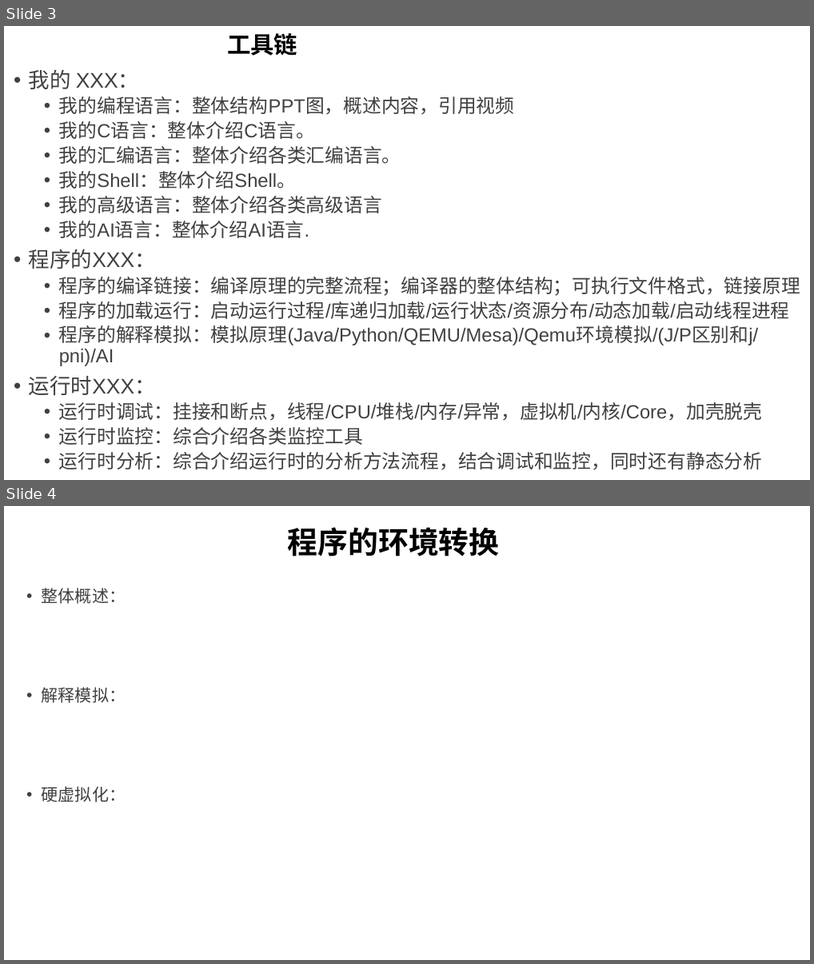
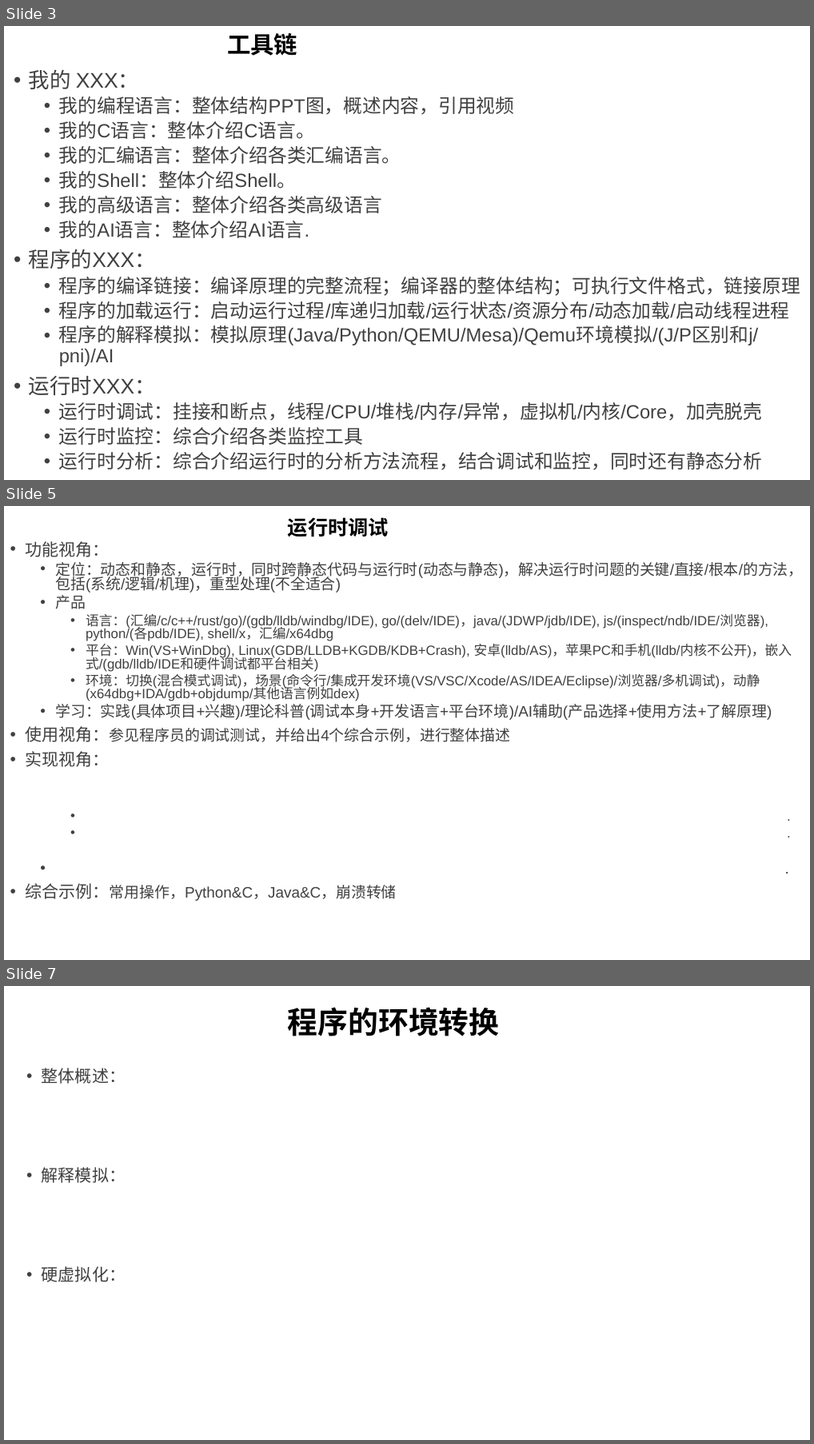
Before and after one commit to GavinKoeng/it-talks, a slide deck: it-talks.pptx. Shown one above the other, each under a label of ours: slides 3 and 4 before the commit, slides 3, 5 and 7 after it; the slides between them are not shown. The pictures are 814x964 and 814x1444 pixels, drawn with LibreOffice and Linux fonts; fonts in the diff are those of the drawing. Boxes give left, top, right and bottom in pixels: in the first picture for what was removed or moved away, otherwise in the second. Text is boxed around its words. In the diff, an @@ line names an element or a change of style, - is before the commit and + after.

Commit message:
it-talks.pptx: 添加运行时调试视频组最终的提纲

```diff
--- a/it-talks.pptx
+++ b/it-talks.pptx
@@ slide 5 added at (4,506,810,960), background #FFFFFF @@
@@ title added at (288,517,389,537), 24 pt, text #000000, bold @@
+运行时调试
@@ text added at (25,541,803,900), 16 pt, text #404040 @@
+• 功能视角：
+  • 定位：动态和静态，运行时，同时跨静态代码与运行时(动态与静态)，解决运行时问题的关键/直接/根本/的方法，包括(系统/逻辑/机理)，重型处理(不全适合)
+  • 产品
+    • 语言：(汇编/c/c++/rust/go)/(gdb/lldb/windbg/IDE), go/(delv/IDE)，java/(JDWP/jdb/IDE), js/(inspect/ndb/IDE/浏览器), python/(各pdb/IDE), shell/x，汇编/x64dbg
+    • 平台：Win(VS+WinDbg), Linux(GDB/LLDB+KGDB/KDB+Crash), 安卓(lldb/AS)，苹果PC和手机(lldb/内核不公开)，嵌入式/(gdb/lldb/IDE和硬件调试都平台相关)
+    • 环境：切换(混合模式调试)，场景(命令行/集成开发环境(VS/VSC/Xcode/AS/IDEA/Eclipse)/浏览器/多机调试)，动静(x64dbg+IDA/gdb+objdump/其他语言例如dex)
+  • 学习：实践(具体项目+兴趣)/理论科普(调试本身+开发语言+平台环境)/AI辅助(产品选择+使用方法+了解原理)
+• 使用视角：参见程序员的调试测试，并给出4个综合示例，进行整体描述
+• 实现视角：
+    • .
+    • .
+  • .
+• 综合示例：常用操作，Python&C，Java&C，崩溃转储
@@ what was slide 4 is now slide 7 @@
```
Also in this commit, not shown: 2 other slides added, 1 other file.
